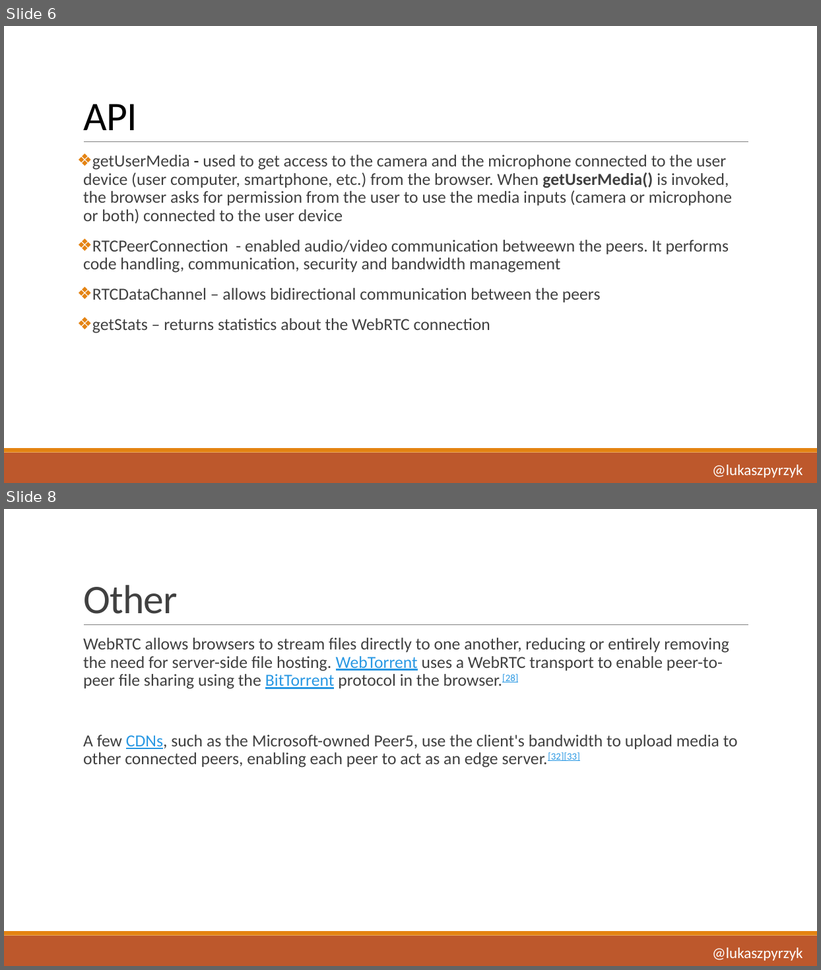
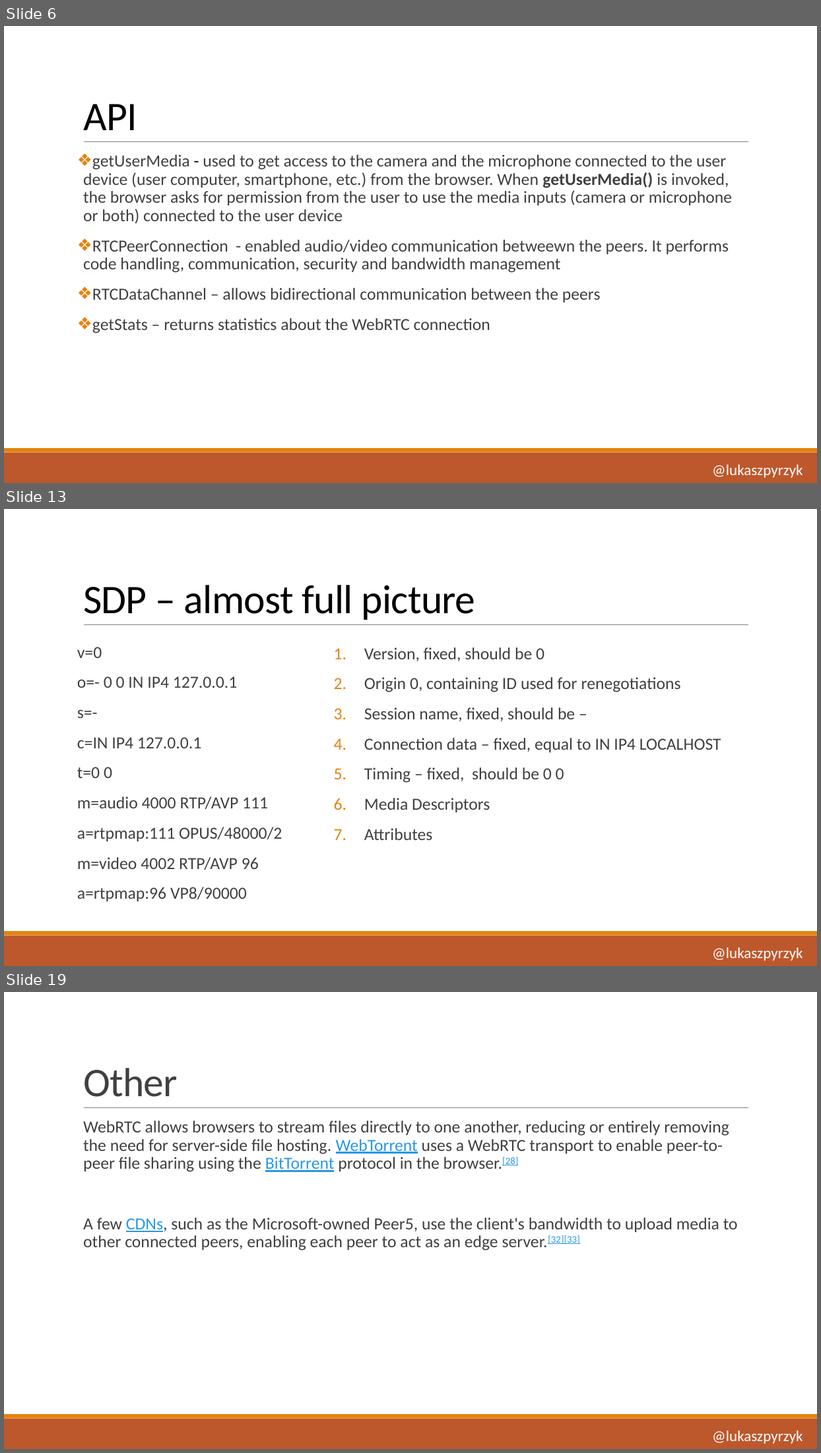
Before and after one commit to lukasz-pyrzyk/webrtc-dotnet, a slide deck: WebRTC with.pptx. Shown one above the other, each under a label of ours: slides 6 and 8 before the commit, slides 6, 13 and 19 after it; the slides between them are not shown. The pictures are 821x970 and 821x1453 pixels, drawn with LibreOffice and Linux fonts; fonts in the diff are those of the drawing. Boxes give left, top, right and bottom in pixels: in the first picture for what was removed or moved away, otherwise in the second. Text is boxed around its words. In the diff, an @@ line names an element or a change of style, - is before the commit and + after.

```diff
--- a/WebRTC with.pptx
+++ b/WebRTC with.pptx
@@ slide 13 added at [4,509,817,966], background #FFFFFF; not listed: 3 template elements that a slide beside it also shows @@
@@ title added at [83,585,476,620], 48 pt, text #000000 @@
+SDP – almost full picture
@@ text added at [77,647,282,902], 20 pt, text #404040 @@
+v=0
+o=- 0 0 IN IP4 127.0.0.1
+s=-
+c=IN IP4 127.0.0.1
+t=0 0
+m=audio 4000 RTP/AVP 111
+a=rtpmap:111 OPUS/48000/2
+m=video 4002 RTP/AVP 96
+a=rtpmap:96 VP8/90000
@@ text added at [364,648,721,840], 20 pt, text #404040 @@
+1. Version, fixed, should be 0
+2. Origin 0, containing ID used for renegotiations
+3. Session name, fixed, should be –
+4. Connection data – fixed, equal to IN IP4 LOCALHOST
+5. Timing – fixed, should be 0 0
+6. Media Descriptors
+7. Attributes
@@ text added at [712,948,803,961], 18 pt, text #FFFFFF @@
+@lukaszpyrzyk
@@ what was slide 8 is now slide 19 @@
```
Also in this commit, not shown: 1 slide changed, 11 other slides added.
